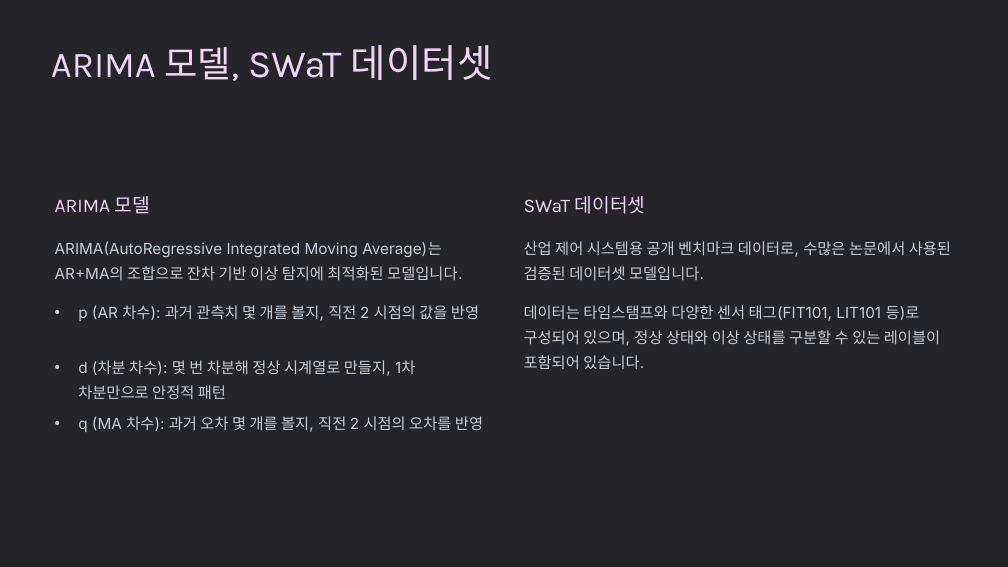
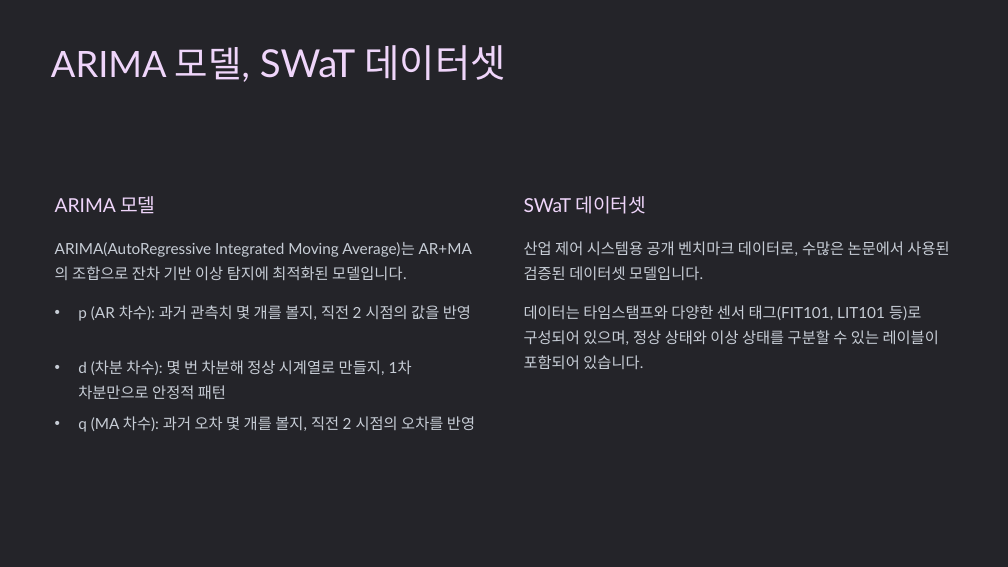
Before and after one commit to dhkeum9886/kmu-deeplearning, a slide deck: slide 4 of 과제/딥러닝특론_8주차과제_K2025029_금동환.pptx (slide 5 before the commit). Drawn at 1008x567 pixels with LibreOffice and Linux fonts; fonts in the diff are those of the drawing; background and template pictures are left out. Boxes give left, top, right and bottom in pixels: in the first picture for what was removed or moved away, otherwise in the second. Text is boxed around its words. In the diff, an @@ line names an element or a change of style, - is before the commit and + after.

```diff
--- a/과제/딥러닝특론_8주차과제_K2025029_금동환.pptx
+++ b/과제/딥러닝특론_8주차과제_K2025029_금동환.pptx
@@ font Karla to Lato in 3 elements at <box>51,45,506,82</box>, <box>55,196,155,214</box>, <box>524,196,647,214</box> @@
@@ font Inter to Lato in 6 elements at <box>55,242,472,280</box>, <box>78,305,471,321</box>, <box>78,360,412,399</box>, <box>78,416,475,432</box>, <box>524,241,949,280</box>, <box>524,305,939,369</box> @@
```
Also in this commit, not shown: 9 other slides changed, 1 slide added.
